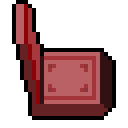
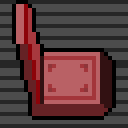
Revision of a layered (128, 128) image; what changed, layer by layer:
showed "background", painted on it over 0, 0, 128, 128
